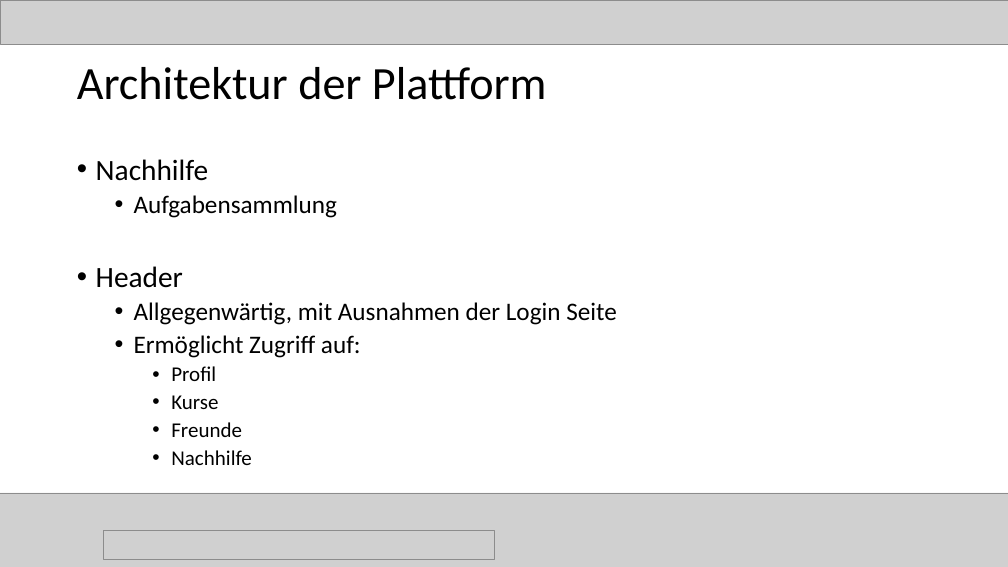
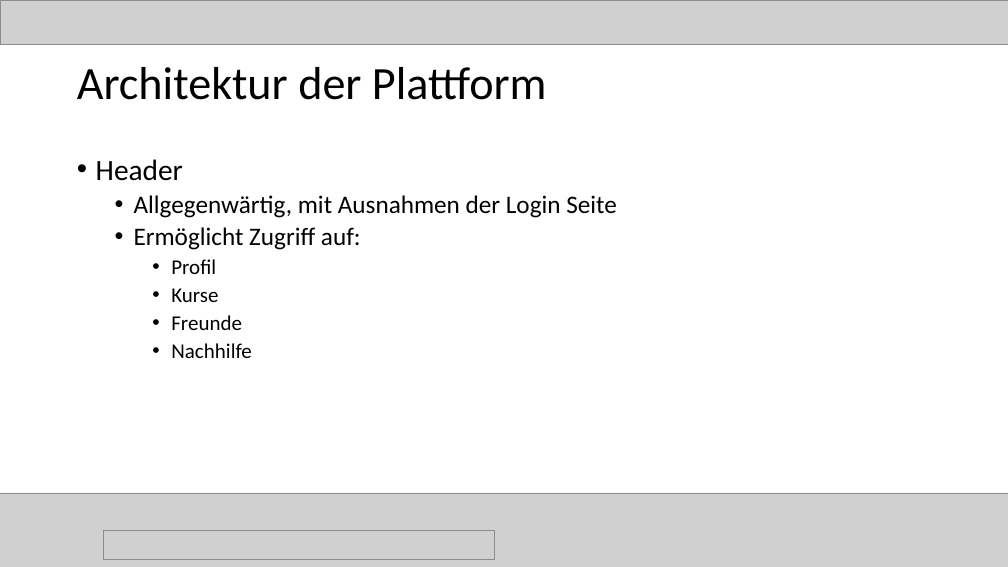
Before and after one commit to magharmi/StudentenFuerStudenten, a slide deck: slide 24 of websitePPneu.pptx. Drawn at 1008x567 pixels with LibreOffice and Linux fonts; fonts in the diff are those of the drawing; grey boxes stand for pictures. Boxes give left, top, right and bottom in pixels: in the first picture for what was removed or moved away, otherwise in the second. Text is boxed around its words. In the diff, an @@ line names an element or a change of style, - is before the commit and + after.

Commit message:
dasdasd

```diff
--- a/websitePPneu.pptx
+++ b/websitePPneu.pptx
@@ text at (96,159,337,218): paragraphs removed @@
-• Nachhilfe
-  • Aufgabensammlung
```
